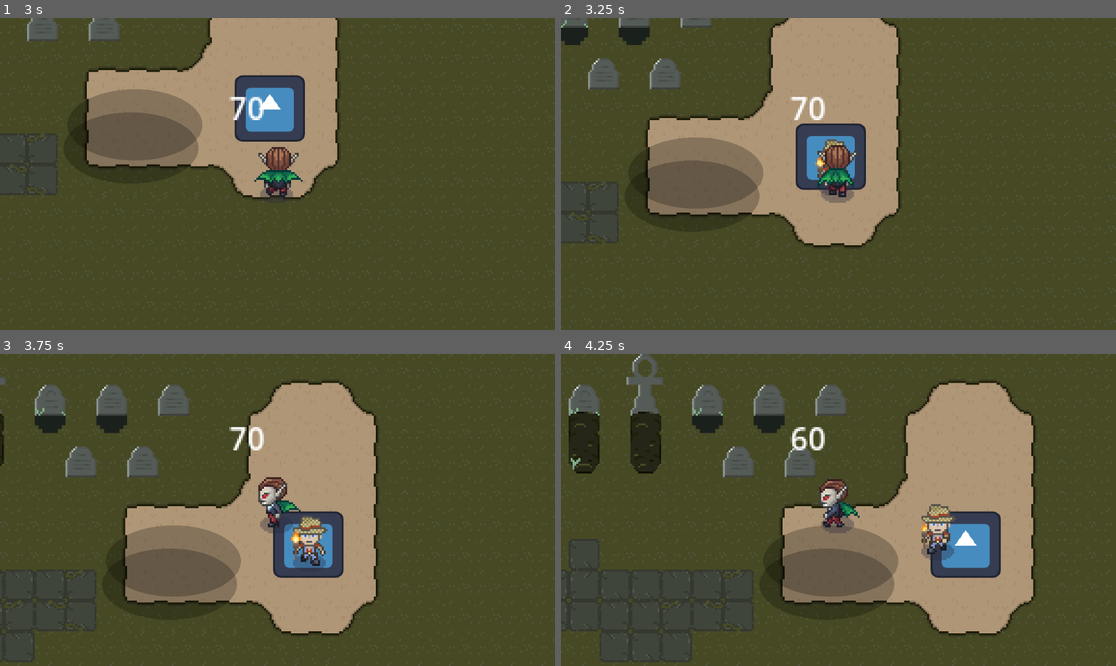
Above: before the commit, frames 1-4 (two rows, left to right).
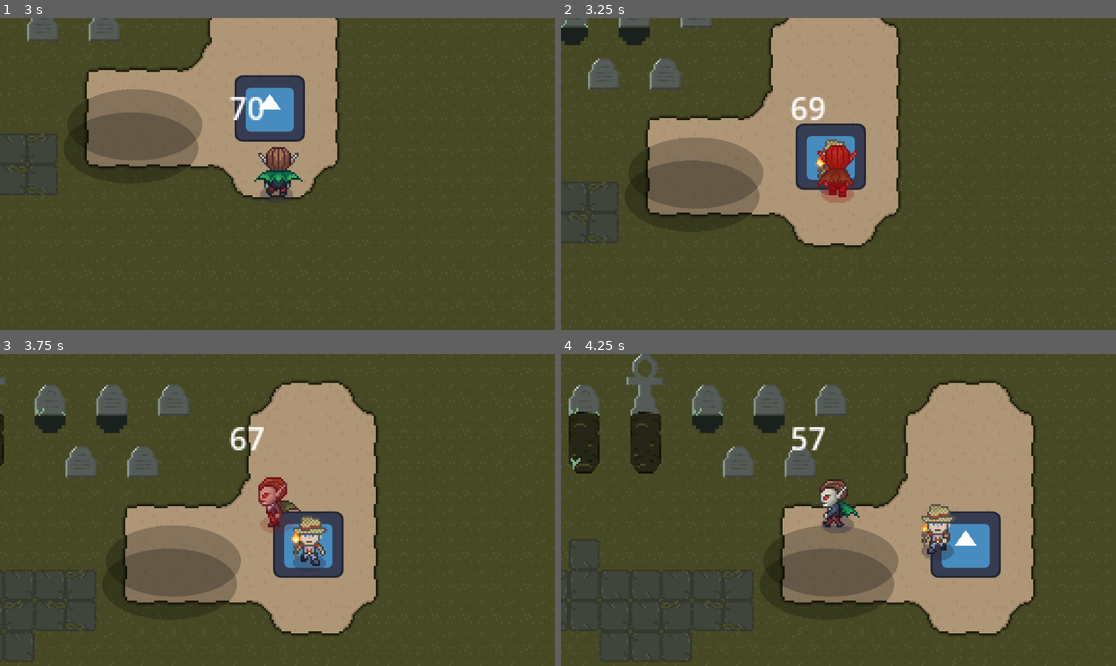
Above: after the commit, the same moments.

Repository: sstrac/shadow_hunters
Game: Godot game, scene res://Scenes/Level1.tscn
Two runs of this game, one before a commit and one after it. Both use one fixed random seed, a clock stepped at 60 frames per second and the inputs below. The engine's default icon, where the game draws it, is replaced by a stand-in: a white triangle on a blue panel in a dark square.
Inputs:
- Up to frame 1 (3 s): hold D (right) 0.53-1.28 s; hold Down (down) 1.28-2.03 s; hold D (right) 2.03-2.78 s; hold Up (up) from 2.78 s (still down)
- Up to frame 2 (3.25 s): keep holding Up (up)
- Up to frame 3 (3.75 s): release Up (up) at 3.53 s; hold A (left) from 3.53 s (still down)
- Up to frame 4 (4.25 s): keep holding A (left)

Frame 1 is identical in both runs. In frame 2, 1.2% of the frame differs, in the area x 41-54%, y 25-60%; in frame 3, 1.0%; in frame 4, 0.3%.

Commit message:
Collision that calculates enemy damage on the player.

Diff:
--- a/Scenes/enemy/Enemy.tscn
+++ b/Scenes/enemy/Enemy.tscn
@@ -1,9 +1,10 @@
-[gd_scene load_steps=6 format=3 uid="uid://bu233gff1gn8a"]
+[gd_scene load_steps=7 format=3 uid="uid://bu233gff1gn8a"]
 
 [ext_resource type="Script" uid="uid://b3uwjqf6n6cf7" path="res://Scripts/enemy/enemy.gd" id="1_aoy28"]
 [ext_resource type="PackedScene" uid="uid://72fpu6gyhf23" path="res://Scenes/enemy/EnemySprite.tscn" id="2_sbcbh"]
 [ext_resource type="PackedScene" uid="uid://b48yl0nf8wdqo" path="res://Scenes/HealthComponent.tscn" id="3_2hruc"]
 [ext_resource type="Script" uid="uid://n67u64pp63i3" path="res://Scripts/enemy/enemy_collision.gd" id="4_ynj05"]
+[ext_resource type="PackedScene" uid="uid://c8jx7n7o5ndx" path="res://Scenes/enemy/EnemyDamageCalculator.tscn" id="5_sbcbh"]
 
 [sub_resource type="RectangleShape2D" id="RectangleShape2D_xeo28"]
 size = Vector2(5.9849815, 5.867138)
@@ -23,3 +24,6 @@
 position = Vector2(-1.0364099e-06, 0)
 scale = Vector2(2.9052844, 3.2222025)
 shape = SubResource("RectangleShape2D_xeo28")
+
+[node name="EnemyDamageCalculator" parent="." instance=ExtResource("5_sbcbh")]
+scale = Vector2(1.0905486, 1.0624803)
--- /dev/null
+++ b/Scenes/enemy/EnemyDamageCalculator.tscn
@@ -0,0 +1,12 @@
+[gd_scene load_steps=3 format=3 uid="uid://c8jx7n7o5ndx"]
+
+[ext_resource type="Script" uid="uid://cger274qr7wes" path="res://Scripts/enemy/enemy_damage_calculator.gd" id="1_uij7u"]
+
+[sub_resource type="RectangleShape2D" id="RectangleShape2D_uij7u"]
+size = Vector2(20, 23.5)
+
+[node name="EnemyDamageCalculator" type="Area2D"]
+script = ExtResource("1_uij7u")
+
+[node name="CollisionShape2D" type="CollisionShape2D" parent="."]
+shape = SubResource("RectangleShape2D_uij7u")
--- a/Scenes/player/Player.tscn
+++ b/Scenes/player/Player.tscn
@@ -563,6 +563,49 @@
 &"walk_up": SubResource("Animation_mdaju")
 }
 
+[sub_resource type="Animation" id="Animation_hg0hj"]
+length = 0.001
+tracks/0/type = "value"
+tracks/0/imported = false
+tracks/0/enabled = true
+tracks/0/path = NodePath("AnimatedSprite2D/ColorRect:modulate")
+tracks/0/interp = 1
+tracks/0/loop_wrap = true
+tracks/0/keys = {
+"times": PackedFloat32Array(0),
+"transitions": PackedFloat32Array(1),
+"update": 0,
+"values": [Color(1, 1, 1, 0)]
+}
+
+[sub_resource type="Animation" id="Animation_pe0xw"]
+resource_name = "flash_green"
+length = 0.3
+tracks/0/type = "value"
+tracks/0/imported = false
+tracks/0/enabled = true
+tracks/0/path = NodePath("AnimatedSprite2D/ColorRect:modulate")
+tracks/0/interp = 1
+tracks/0/loop_wrap = true
+tracks/0/keys = {
+"times": PackedFloat32Array(0, 0.13333334, 0.26666668),
+"transitions": PackedFloat32Array(1, 1, 1),
+"update": 0,
+"values": [Color(1, 1, 1, 0), Color(1, 1, 1, 0.827451), Color(1, 1, 1, 0)]
+}
+tracks/1/type = "value"
+tracks/1/imported = false
+tracks/1/enabled = true
+tracks/1/path = NodePath("AnimatedSprite2D/ColorRect:color")
+tracks/1/interp = 1
+tracks/1/loop_wrap = true
+tracks/1/keys = {
+"times": PackedFloat32Array(0),
+"transitions": PackedFloat32Array(1),
+"update": 0,
+"values": [Color(0.8117647, 1, 0.98039216, 1)]
+}
+
 [sub_resource type="Animation" id="Animation_r57px"]
 resource_name = "flash_red"
 length = 0.2
@@ -589,49 +632,6 @@
 "transitions": PackedFloat32Array(1),
 "update": 0,
 "values": [Color(0.75338984, 2.382472e-06, 5.7756904e-07, 1)]
-}
-
-[sub_resource type="Animation" id="Animation_hg0hj"]
-length = 0.001
-tracks/0/type = "value"
-tracks/0/imported = false
-tracks/0/enabled = true
-tracks/0/path = NodePath("AnimatedSprite2D/ColorRect:modulate")
-tracks/0/interp = 1
-tracks/0/loop_wrap = true
-tracks/0/keys = {
-"times": PackedFloat32Array(0),
-"transitions": PackedFloat32Array(1),
-"update": 0,
-"values": [Color(1, 1, 1, 0)]
-}
-
-[sub_resource type="Animation" id="Animation_pe0xw"]
-resource_name = "flash_green"
-length = 0.3
-tracks/0/type = "value"
-tracks/0/imported = false
-tracks/0/enabled = true
-tracks/0/path = NodePath("AnimatedSprite2D/ColorRect:modulate")
-tracks/0/interp = 1
-tracks/0/loop_wrap = true
-tracks/0/keys = {
-"times": PackedFloat32Array(0, 0.13333334, 0.26666668),
-"transitions": PackedFloat32Array(1, 1, 1),
-"update": 0,
-"values": [Color(1, 1, 1, 0), Color(1, 1, 1, 0.827451), Color(1, 1, 1, 0)]
-}
-tracks/1/type = "value"
-tracks/1/imported = false
-tracks/1/enabled = true
-tracks/1/path = NodePath("AnimatedSprite2D/ColorRect:color")
-tracks/1/interp = 1
-tracks/1/loop_wrap = true
-tracks/1/keys = {
-"times": PackedFloat32Array(0),
-"transitions": PackedFloat32Array(1),
-"update": 0,
-"values": [Color(0.8117647, 1, 0.98039216, 1)]
 }
 
 [sub_resource type="AnimationLibrary" id="AnimationLibrary_pe0xw"]
--- /dev/null
+++ b/Scripts/enemy/enemy_damage_calculator.gd
@@ -0,0 +1,25 @@
+extends Area2D
+
+@export var damage: int = 1
+@export var damage_interval: float = 0.5
+var player_in_area: Node = null
+
+func _ready():
+	connect("body_entered", Callable(self, "_on_body_entered"))
+	connect("body_exited", Callable(self, "_on_body_exited"))
+
+func _on_body_entered(body):
+	if body.is_class("CharacterBody2D"):
+		player_in_area = body
+		_start_damaging_player()
+
+func _on_body_exited(body):
+	if body == player_in_area:
+		player_in_area = null
+
+func _start_damaging_player():
+	while player_in_area:
+		if player_in_area:
+			var healthComponent = player_in_area.get_node("HealthComponent")
+			healthComponent.decrease_health(damage);
+		await get_tree().create_timer(damage_interval).timeout
--- a/Scripts/enemy/enemy_spawner.gd
+++ b/Scripts/enemy/enemy_spawner.gd
@@ -17,5 +17,4 @@
 	enemy.speed = speed
 	enemy.player_body = player_body
 	enemy.position = Vector2(0, 0)
-	print("Enemy has been spawned")
 	add_child(enemy)
Not shown: 1 places in Scenes/player/Player.tscn that only renumber resources
Not shown, added: Scripts/enemy/enemy_damage_calculator.gd.uid
